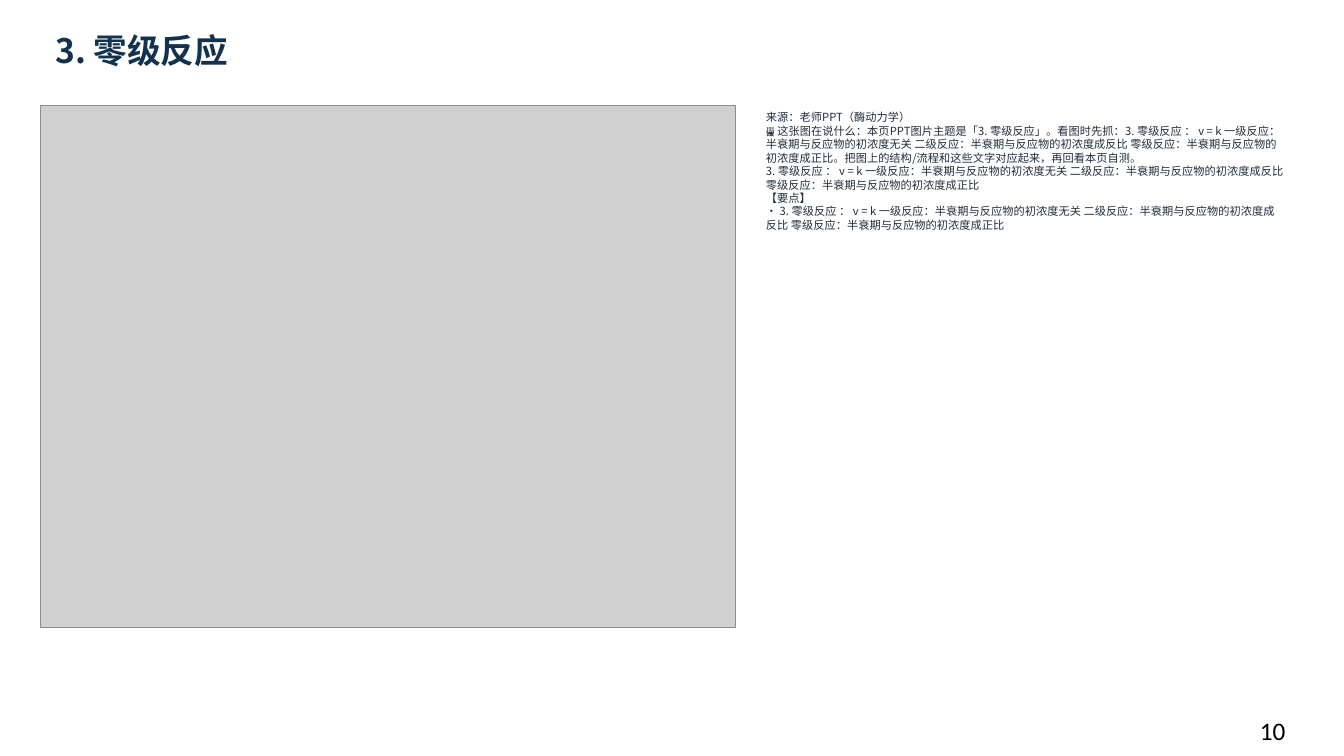
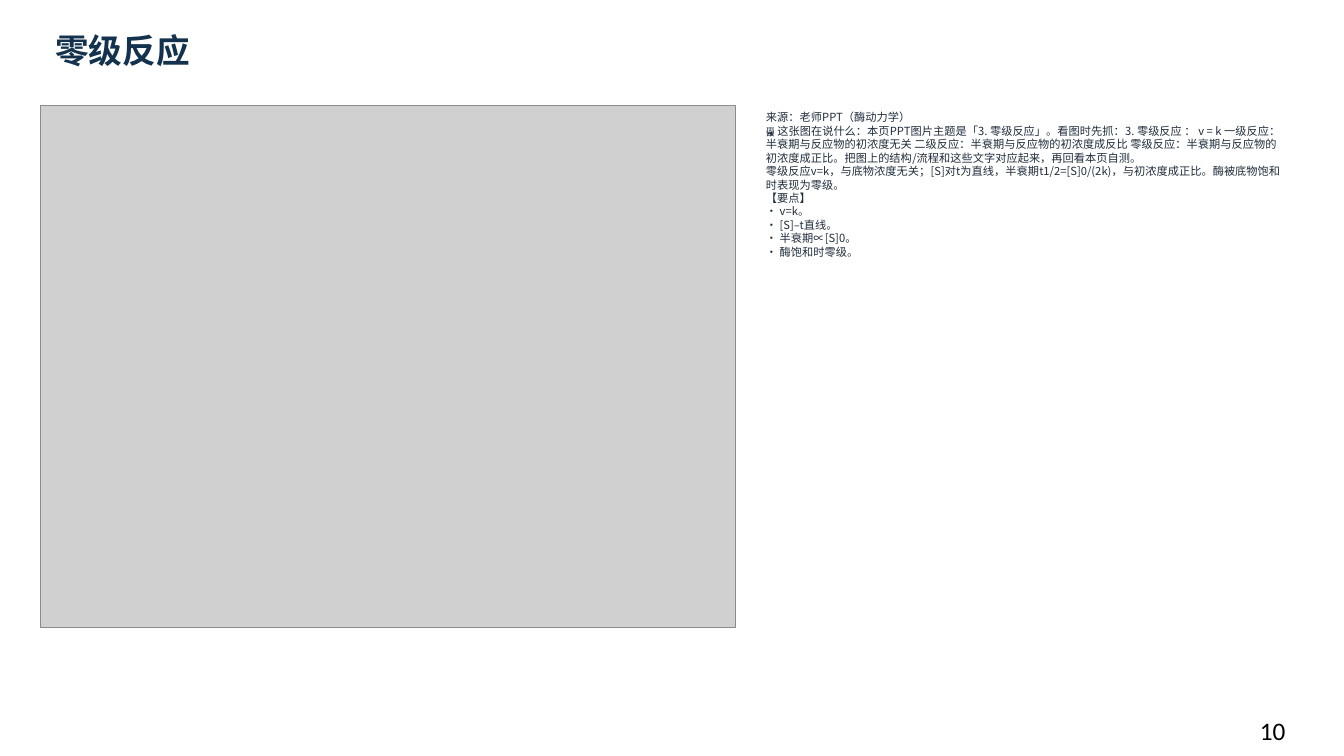
Before and after one commit to newkan-li/Biochemistry, a slide deck: slide 10 of downloads/bc07-ai-style.pptx. Drawn at 1344x756 pixels with LibreOffice and Linux fonts; fonts in the diff are those of the drawing; grey boxes stand for pictures. Boxes give left, top, right and bottom in pixels: in the first picture for what was removed or moved away, otherwise in the second. Text is boxed around its words. In the diff, an @@ line names an element or a change of style, - is before the commit and + after.

```diff
--- a/downloads/bc07-ai-style.pptx
+++ b/downloads/bc07-ai-style.pptx
@@ text at <box>55,34,189,67</box>: text changed @@
-3. 零级反应
+零级反应
@@ text at <box>766,111,1280,257</box>: text changed @@
-来源：老师PPT（酶动力学）
-🖼 这张图在说什么：本页PPT图片主题是「3. 零级反应」。看图时先抓：3. 零级反应 ： v = k 一级反应：半衰期与反应物的初浓度无关 二级反应：半衰期与反应物的初浓度成反比 零级反应：半衰期与反应物的初浓度成正比。把图上的结构/流程和这些文字对应起来，再回看本页自测。
-3. 零级反应 ： v = k 一级反应：半衰期与反应物的初浓度无关 二级反应：半衰期与反应物的初浓度成反比 零级反应：半衰期与反应物的初浓度成正比
-【要点】
-• 3. 零级反应 ： v = k 一级反应：半衰期与反应物的初浓度无关 二级反应：半衰期与反应物的初浓度成反比 零级反应：半衰期与反应物的初浓度成正比
+来源：老师PPT（酶动力学）
+🖼 这张图在说什么：本页PPT图片主题是「3. 零级反应」。看图时先抓：3. 零级反应 ： v = k 一级反应：半衰期与反应物的初浓度无关 二级反应：半衰期与反应物的初浓度成反比 零级反应：半衰期与反应物的初浓度成正比。把图上的结构/流程和这些文字对应起来，再回看本页自测。
+零级反应v=k，与底物浓度无关；[S]对t为直线，半衰期t1/2=[S]0/(2k)，与初浓度成正比。酶被底物饱和时表现为零级。
+【要点】
+• v=k。
+• [S]–t直线。
+• 半衰期∝[S]0。
+• 酶饱和时零级。
```
Also in this commit, not shown: 24 other slides changed, 12 slides added, 10 other files.
